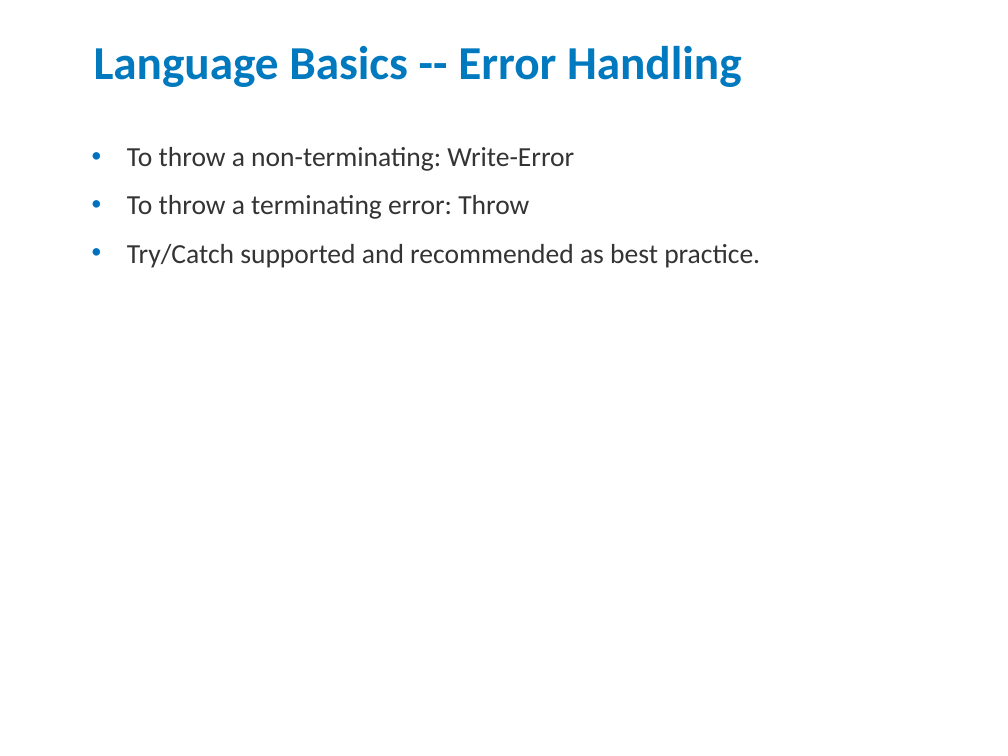
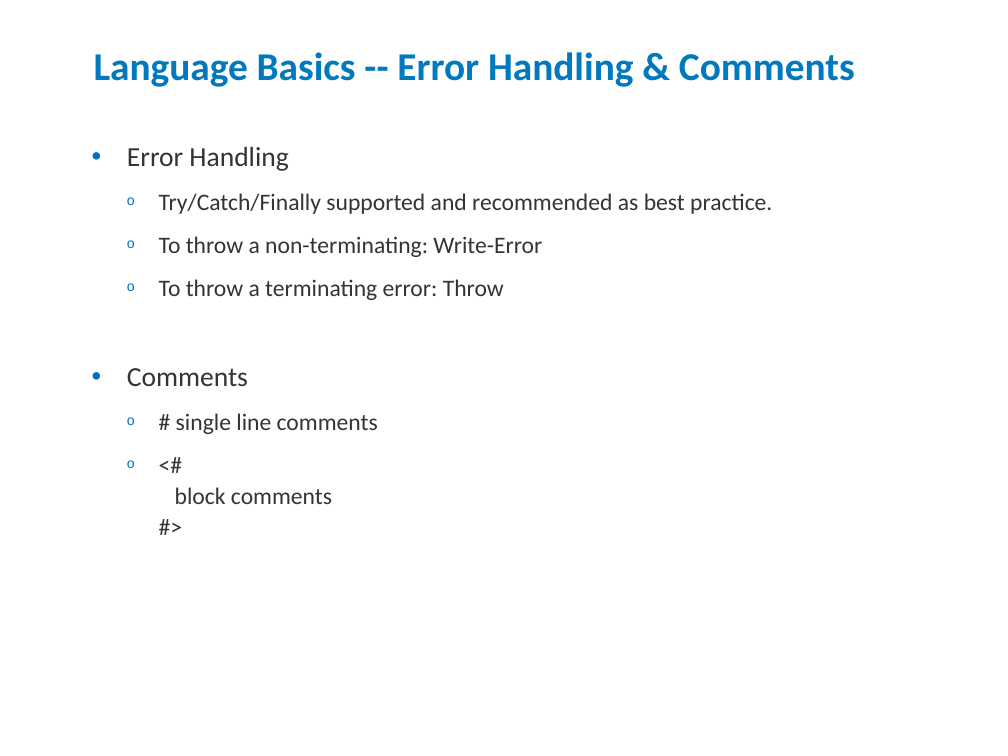
Before and after one commit to jrbirdmanFA/HolyPowerShellBATman, a slide deck: slide 31 of Holy PowerShell, BATman! - Dogfood Edition.pptx (slide 30 before the commit). Drawn at 1008x756 pixels with LibreOffice and Linux fonts; fonts in the diff are those of the drawing; background and template pictures are left out. Boxes give left, top, right and bottom in pixels: in the first picture for what was removed or moved away, otherwise in the second. Text is boxed around its words. In the diff, an @@ line names an element or a change of style, - is before the commit and + after.

```diff
--- a/Holy PowerShell, BATman! - Dogfood Edition.pptx
+++ b/Holy PowerShell, BATman! - Dogfood Edition.pptx
@@ title at [94,52,855,87]: text changed; size 48 to 40 pt @@
-Language Basics -- Error Handling
+Language Basics -- Error Handling & Comments
@@ text at [127,147,772,214]: paragraphs added @@
+• Error Handling
+  o Try/Catch/Finally supported and recommended as best practice.
@@ text at [159,236,542,300]: size 28 to 24 pt in "To throw a non-terminating: Write-Error", "To throw a terminating error: Throw"; bullet • to o; list level 1 to 2 in "To throw a non-terminating: Write-Error"; list level 1 to 2 in "To throw a terminating error: ..." @@
@@ text at [127,368,378,504]: text changed; size 28 to 24 pt @@
-• Try/Catch supported and recommended as best practice.
+• Comments
+  o # single line comments
+  o <#
+    block comments
+    #>
```
Also in this commit, not shown: 6 other slides changed, 1 slide added.
